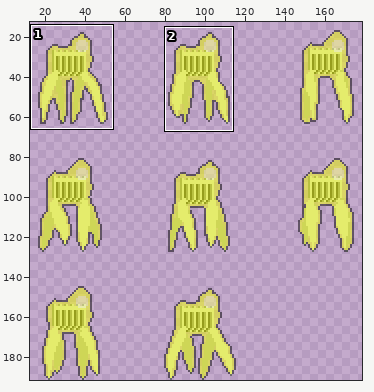
Sprite sheet, stored at Assets/Sprites/Ennemies/WalkerWalking.png. The first picture is a wide view before the edit; the outline marks the close-up.
Close-up. Earlier state:
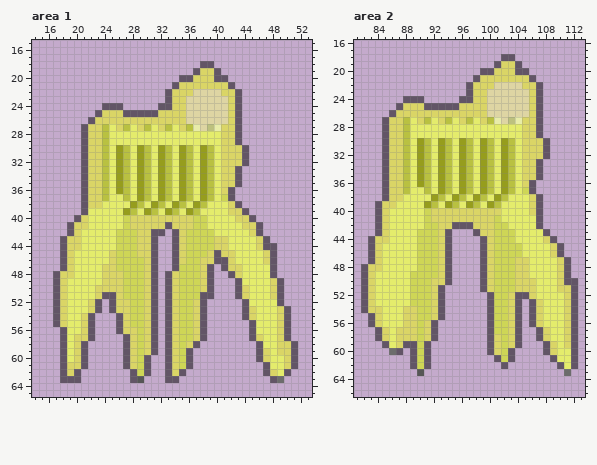
The file is 192x192 pixels. Shown: area 1: x 14..53, y 15..65; area 2: x 81..113, y 16..66. The wide view leaves out empty margins. The commit also changed other parts of the picture, which this record leaves out.
The same view after the edit:
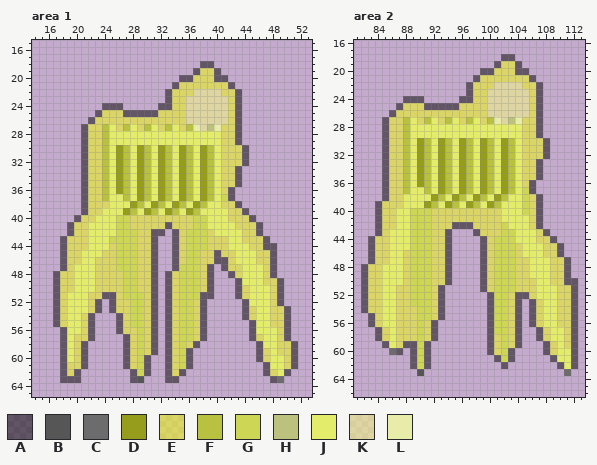
Palette (. is transparent): A #00000080  B #565656  C #6c6c6c  D #969d1d  E #efff0080  F #b9c141  G #ced656  H #bdc17e  J #e4ec6c  K #f7ff7a80  L #e8eca9
Difference:
Changed rows in their new state; - is an unchanged pixel.
Area 1:
first column x 19:
38 -----E----------------E-------
39 ---EE-------------------------
40 ---E---G---------------E------
41 -------G----------------E-----
42 --E-----------------E----E----
43 --E---G-------------E----EE---
44 --E---E-------------E-----E---
45 -E---E-------------E-------E--
46 -E--EE----E----------------E--
47 ----E-----E-----------------E-
48 ----E-----E-----------------E-
49 E---E-----E-----------------E-
50 E---------E-------------------
51 ---E--------------------------
52 -----------------------------E
53 -----------------------------E
54 -----------------------------E
55 -----------------------------E
Area 2:
first column x 84:
38 ---------------------G-----
39 ---E-----------------G-----
40 --E--GG--------------G-----
41 --E--GG----------E----E----
42 --E--GG-E--------E----E----
43 -----G--E--------E-----E---
44 -----G--E--------------E---
45 -E---G--E-----------E---E--
46 -E--EG--E-----------E---E--
47 -E--EG--E----------------E-
48 ----EG--E----------------E-
49 E---E---E----------------E-
50 E---E--------------------E-
51 E--EE----------------------
52 E--EE---------------------E
53 E--EE---------------------E
54 ---E----------------------E
55 ---E----------------------E
56 ---E----------------------E
Pixel boxes of the changes (left, top, right, bottom) in both close-ups:
changed: (67, 201, 123, 299)
changed: (200, 201, 277, 327)
changed: (137, 257, 144, 292)
changed: (494, 194, 564, 327)
changed: (375, 201, 438, 327)
